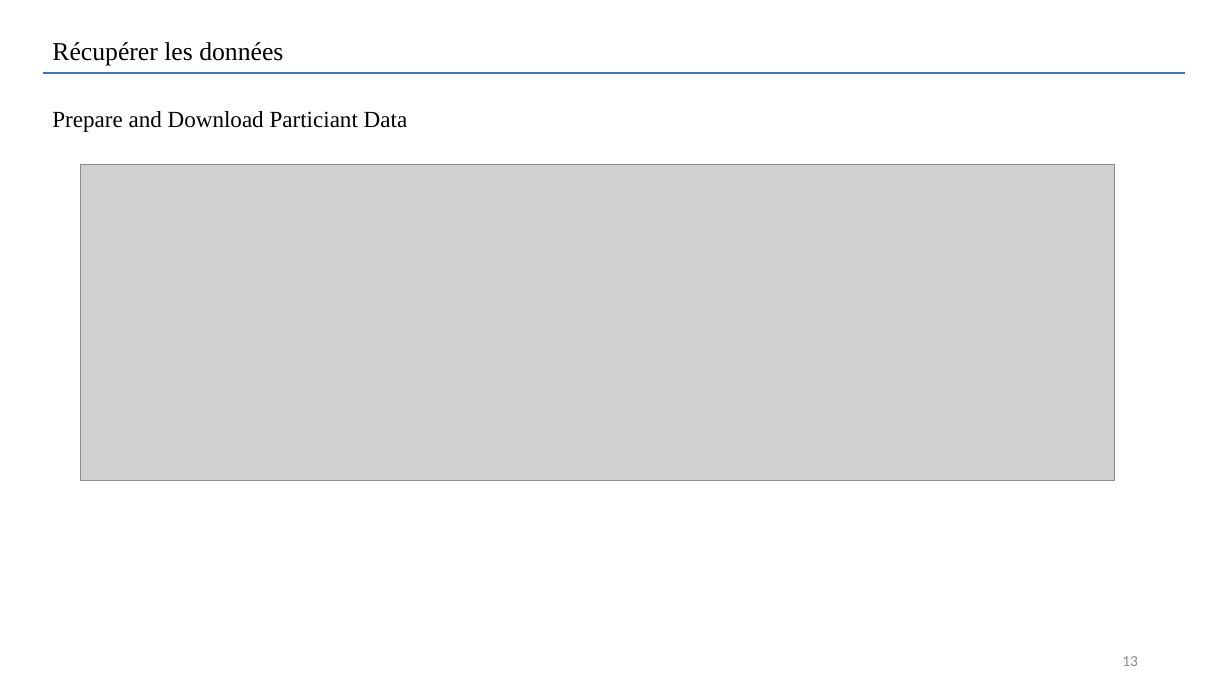
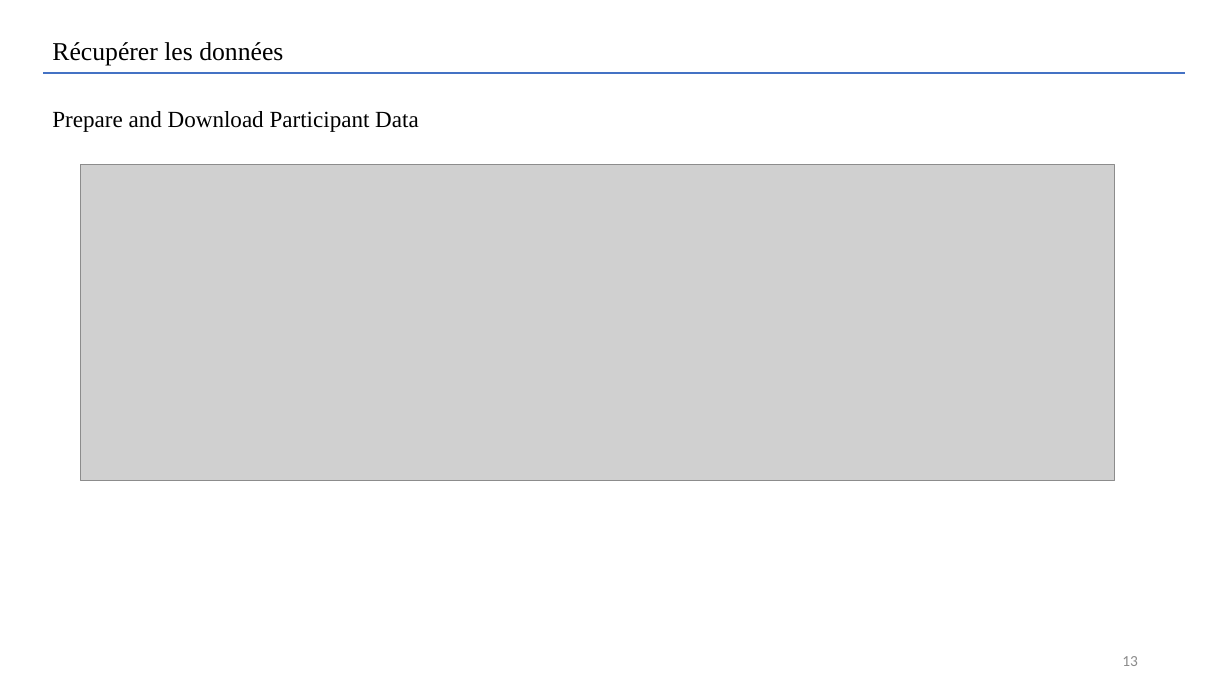
Before and after one commit to Lucas-DaSc/PsyToolKit_Formation, a slide deck: slide 13 of Support_Psytoolkit.pptx. Drawn at 1232x693 pixels with LibreOffice and Linux fonts; fonts in the diff are those of the drawing; grey boxes stand for pictures. Boxes give left, top, right and bottom in pixels: in the first picture for what was removed or moved away, otherwise in the second. Text is boxed around its words. In the diff, an @@ line names an element or a change of style, - is before the commit and + after.

```diff
--- a/Support_Psytoolkit.pptx
+++ b/Support_Psytoolkit.pptx
@@ text at <box>52,111,419,132</box>: text changed @@
-Prepare and Download Particiant Data
+Prepare and Download Participant Data
```
Also in this commit, not shown: 6 other slides changed.
